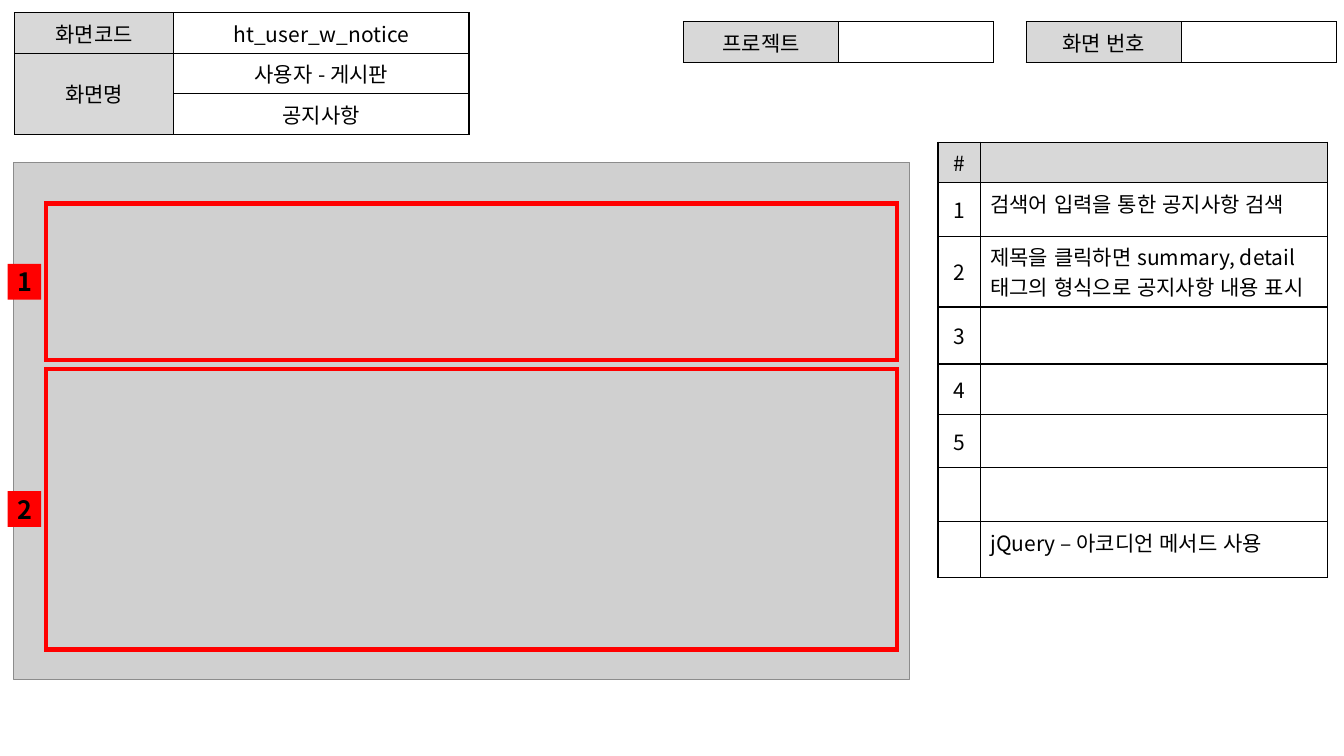
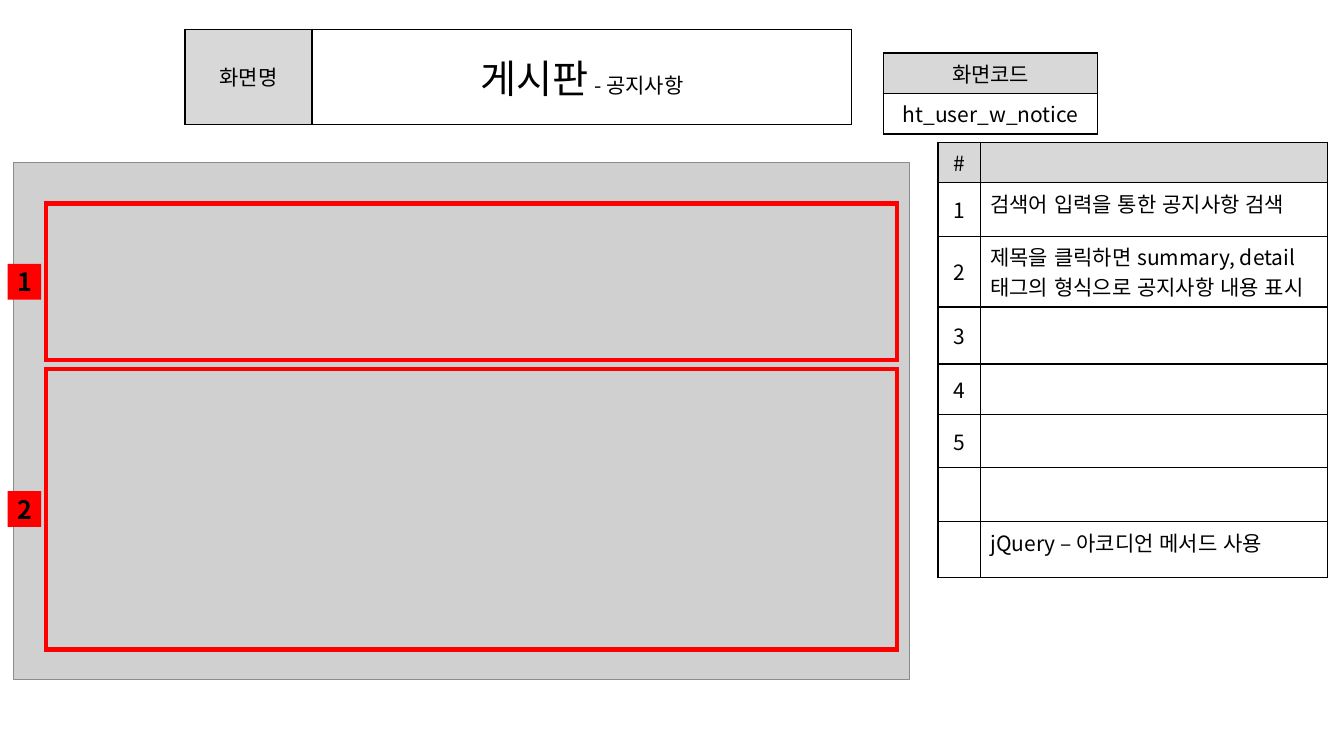
Before and after one commit to ezenteam2/e-Zone, a slide deck: slide 2 of 0 발표용 파워포인트/project05 - 파워포인트 종합 - 현태.pptx. Drawn at 1344x756 pixels with LibreOffice and Linux fonts; fonts in the diff are those of the drawing; grey boxes stand for pictures. Boxes give left, top, right and bottom in pixels: in the first picture for what was removed or moved away, otherwise in the second. Text is boxed around its words. In the diff, an @@ line names an element or a change of style, - is before the commit and + after.

```diff
--- a/0 발표용 파워포인트/project05 - 파워포인트 종합 - 현태.pptx
+++ b/0 발표용 파워포인트/project05 - 파워포인트 종합 - 현태.pptx
@@ table at (x1=186, y1=29, x2=852, y2=124) @@
-row 1: 화면코드 | ht_user_w_notice
-row 2: 화면명 | 사용자 - 게시판
-row 3:  | 공지사항
+row 1: 화면명 | 게시판 - 공지사항
@@ table resized from (x1=14, y1=13, x2=469, y2=129) to (x1=186, y1=29, x2=852, y2=124) @@
@@ table removed at (x1=684, y1=22, x2=994, y2=57), 1 rows, 2 columns @@
-프로젝트 | 
@@ table removed at (x1=1026, y1=22, x2=1337, y2=57), 1 rows, 2 columns @@
-화면 번호 | 
@@ table added at (x1=884, y1=53, x2=1099, y2=129), 2 rows, 1 columns @@
+화면코드
+ht_user_w_notice
```
Also in this commit, not shown: 20 other slides changed.
